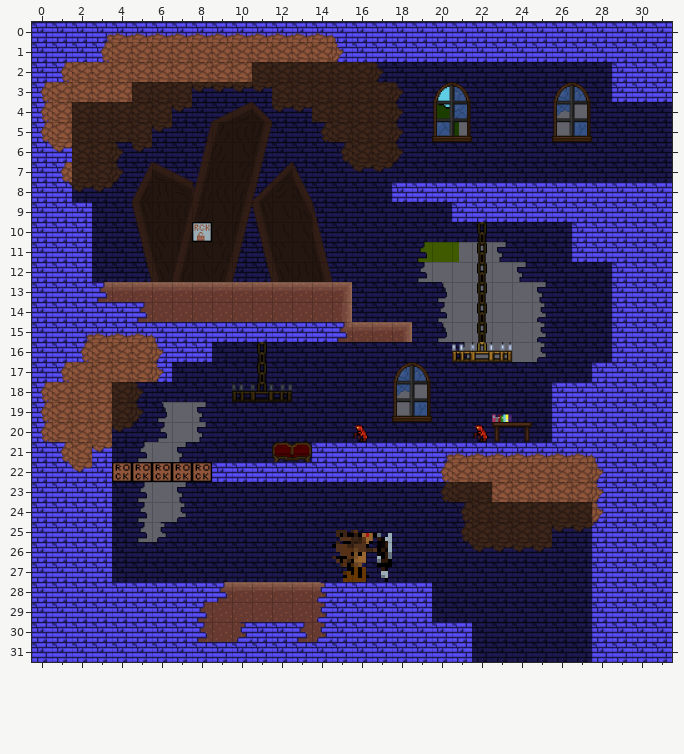
Tiled map -- Metroidvania/Assets/Assets/maps/GroundArea/map30_ground_spell_location.tmx. That is the earlier state.
Cells are 48x48 px. Shown: x 0..31, y 0..31.
The same view after the edit:
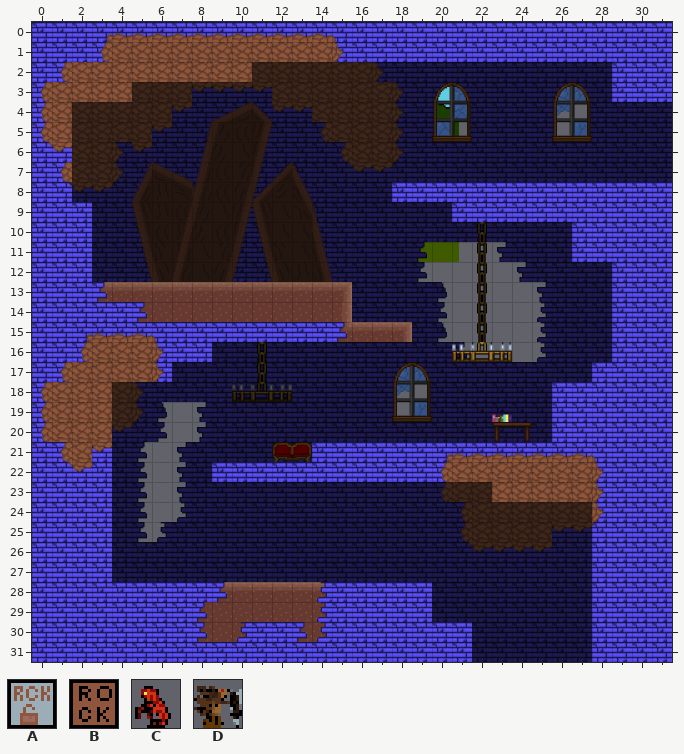
Key: from "objects": A 1, B 9, C 16, D 20.
Objects are placed by their top-left corner, in cells (3,4 is the top-left corner of cell 3,4); size is 1x1 cell unless given.
Change:
Layer "objects":
removed: A "SpellUnlockGround" at 8,10
removed: C "EnemyGroundedElemental" at 22,20
removed: C "EnemyGroundedElemental" at 16,20
removed: B "HazardRockBlock" at 4,22
removed: B "HazardRockBlock" at 5,22
removed: B "HazardRockBlock" at 7,22
removed: B "HazardRockBlock" at 6,22
removed: B "HazardRockBlock" at 8,22
removed: D "EnemyShieldMonster" at 15,25 size 3x3
Boxes around the changes in both pictures, in picture pixels (x1, y1, x2, y2):
removed: (192, 222, 212, 242)
removed: (353, 424, 369, 442)
removed: (473, 424, 489, 442)
removed: (112, 462, 212, 482)
removed: (332, 530, 392, 582)
